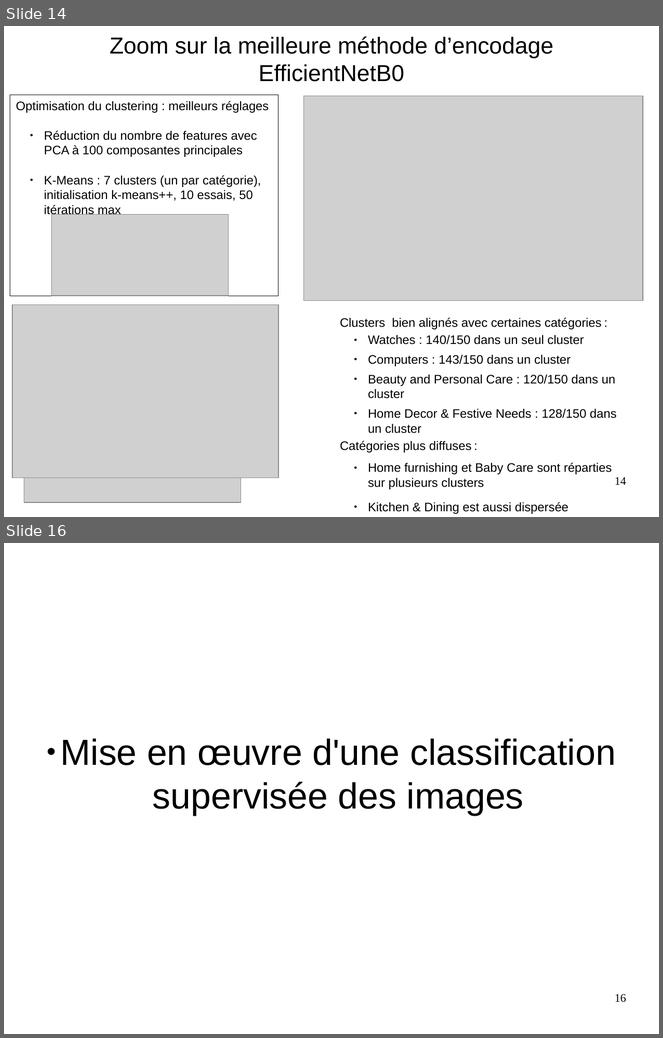
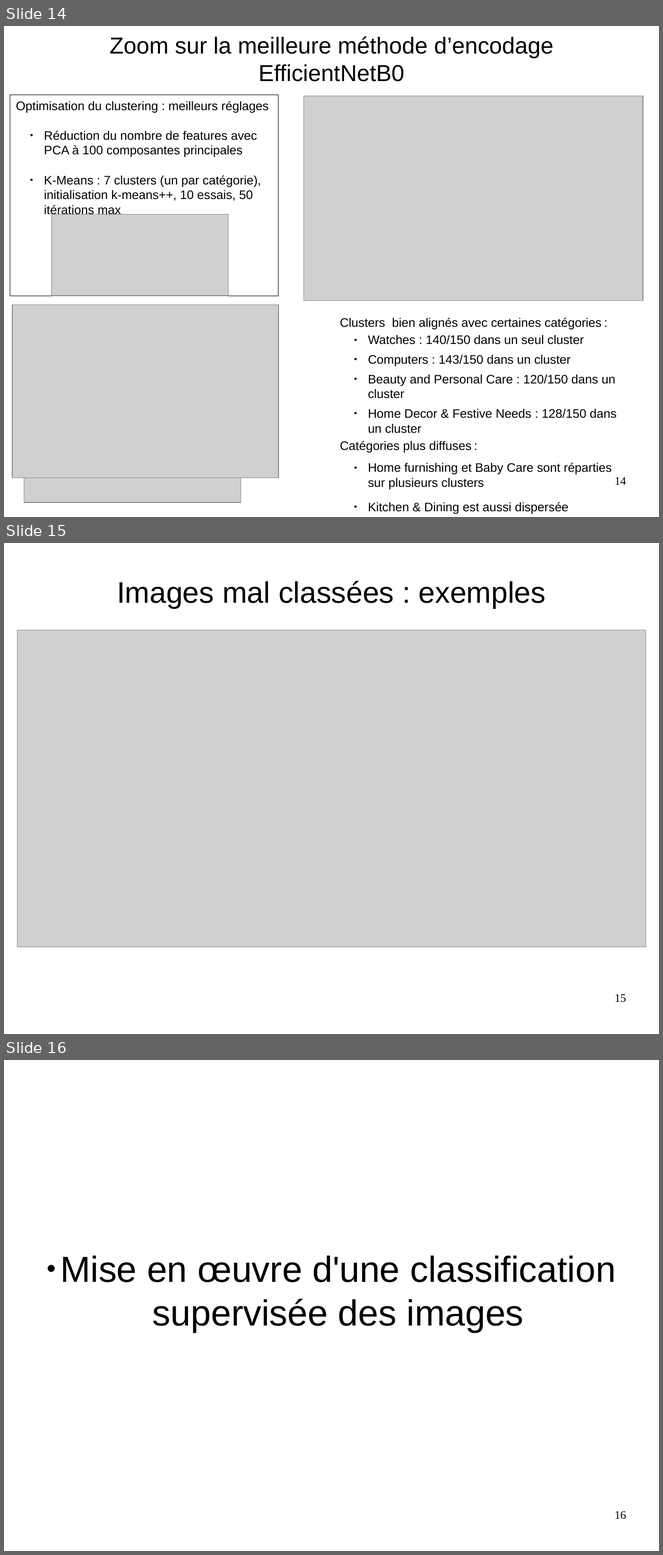
Before and after one commit to JohannaSole/classification-produits, a slide deck: Sole_Johanna_4_presentation_042025.odp. Shown one above the other, each under a label of ours: slides 14 and 16 before the commit, slides 14, 15 and 16 after it; the slides between them are not shown. The pictures are 663x1038 and 663x1555 pixels, drawn with LibreOffice and Linux fonts; fonts in the diff are those of the drawing; grey boxes stand for pictures. Boxes give left, top, right and bottom in pixels: in the first picture for what was removed or moved away, otherwise in the second. Text is boxed around its words. In the diff, an @@ line names an element or a change of style, - is before the commit and + after.

```diff
--- a/Sole_Johanna_4_presentation_042025.odp
+++ b/Sole_Johanna_4_presentation_042025.odp
@@ slide 15 added at (x1=4, y1=543, x2=659, y2=1034), background #FFFFFF @@
@@ title added at (x1=117, y1=581, x2=546, y2=609), 36 pt, text #000000 @@
+Images mal classées : exemples
@@ picture added at (x1=17, y1=630, x2=646, y2=947) @@
@@ page number added at (x1=615, y1=994, x2=626, y2=1003), 14 pt, text #000000 @@
+15
```
Also in this commit, not shown: 6 slides changed, 1 slide removed, 5 other files.
